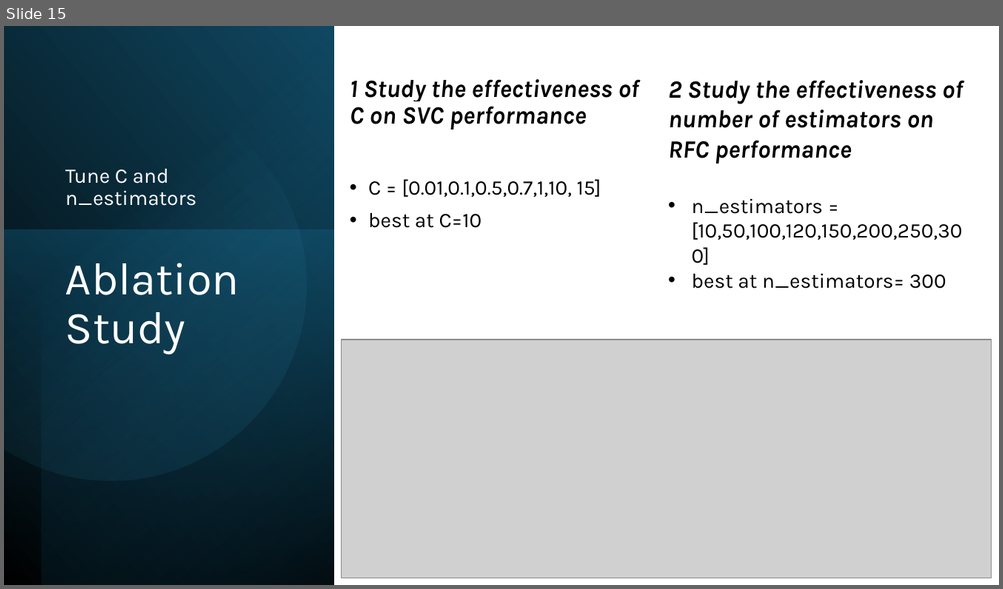
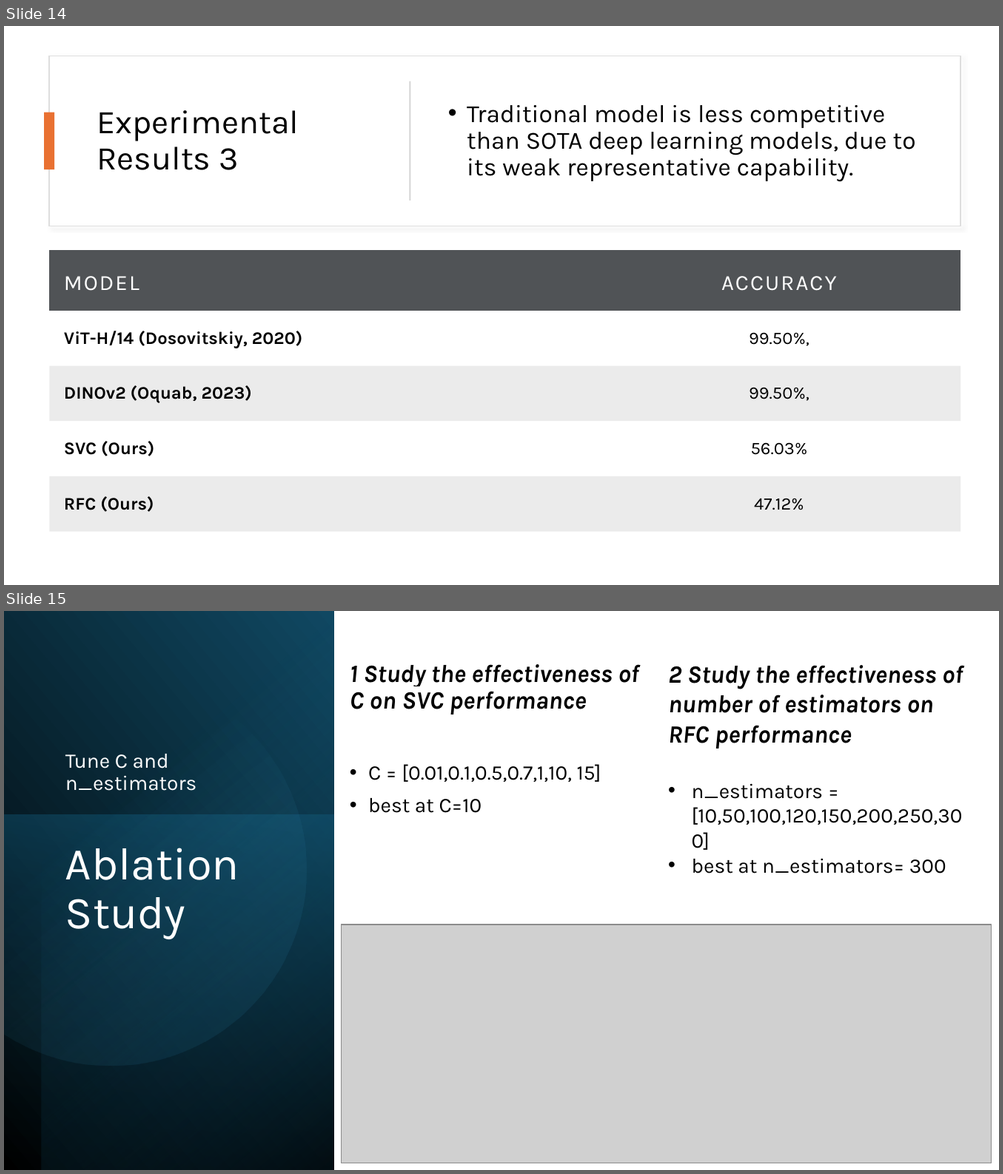
Before and after one commit to jiansfoggy/COMP4447_Object_Recognition_with_Traditional_Models, a slide deck: COMP 4447 Midterm Presentation.pptx. Shown one above the other, each under a label of ours: slide 15 before the commit, slides 14 and 15 after it. The pictures are 1003x589 and 1003x1174 pixels, drawn with LibreOffice and Linux fonts; fonts in the diff are those of the drawing; grey boxes stand for pictures. Boxes give left, top, right and bottom in pixels: in the first picture for what was removed or moved away, otherwise in the second. Text is boxed around its words. In the diff, an @@ line names an element or a change of style, - is before the commit and + after.

Commit message:
ad

```diff
--- a/COMP 4447 Midterm Presentation.pptx
+++ b/COMP 4447 Midterm Presentation.pptx
@@ slide 14 added at [4,26,999,585], background #FFFFFF @@
@@ rectangle added at [50,56,961,226], fill #FFFFFF, outline #DEDEDE 1 pt @@
@@ rectangle added at [409,82,410,201], fill #D5D5D5 @@
@@ rectangle added at [44,113,55,170], fill #E97132 @@
@@ title added at [96,110,299,170], 32 pt, text #000000 @@
+Experimental Results 3
@@ text added at [466,105,916,182], 24 pt, text #000000 @@
+• Traditional model is less competitive than SOTA deep learning models, due to its weak representative capability.
@@ table added at [50,250,961,533], 5 rows, 2 columns @@
+MODEL | ACCURACY
+ViT-H/14 (Dosovitskiy, 2020) | 99.50%,
+DINOv2 (Oquab, 2023) | 99.50%,
+SVC (Ours) | 56.03%
+RFC (Ours) | 47.12%
```
Also in this commit, not shown: 1 slide removed.
